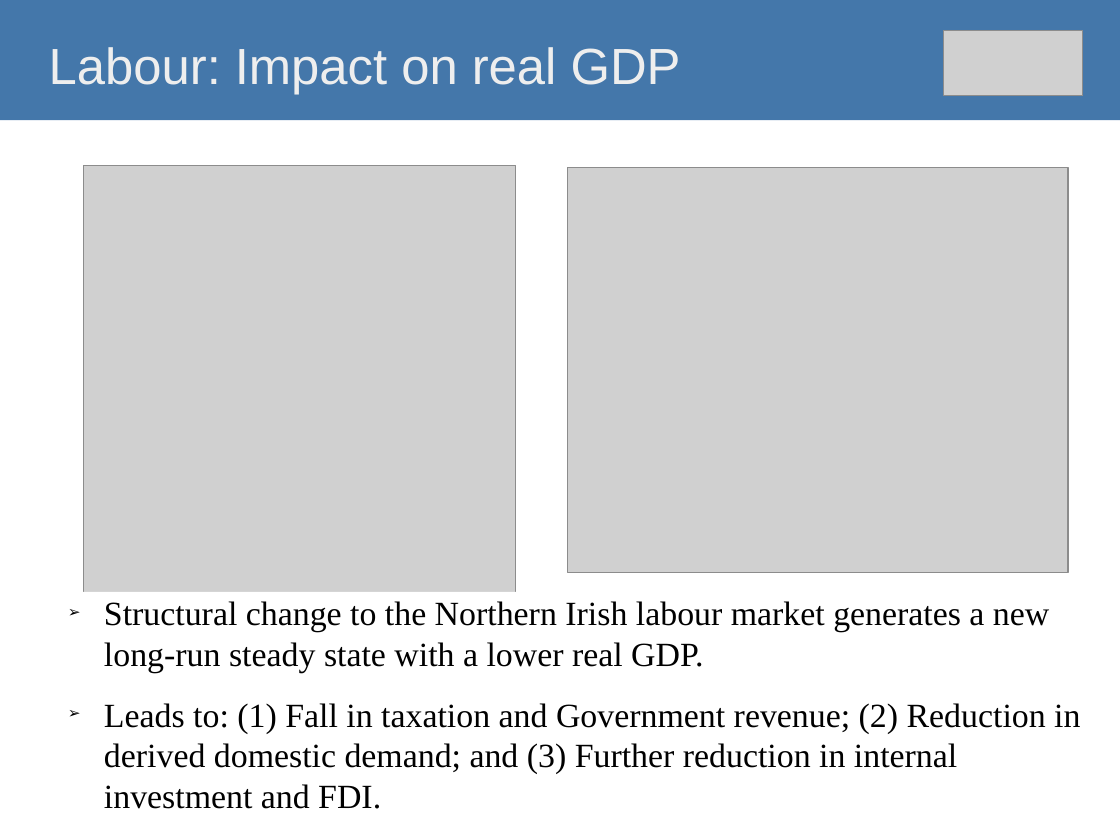
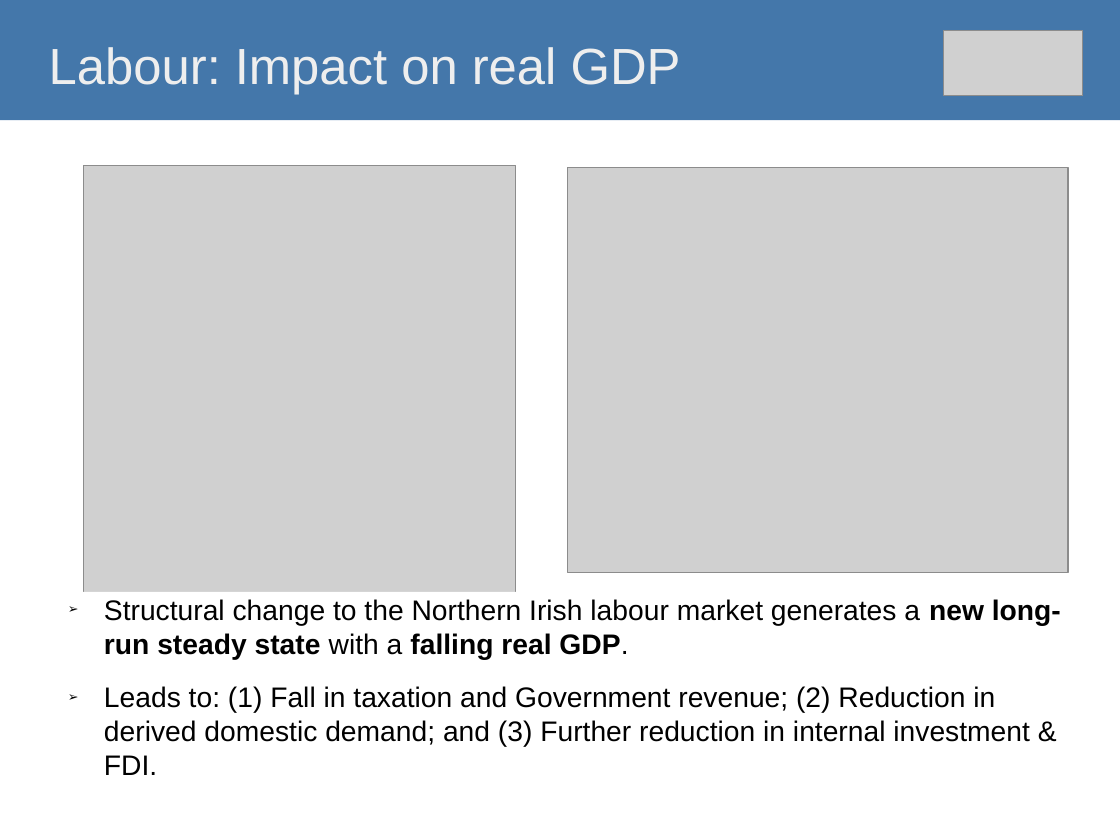
Before and after one commit to O1sims/MigrationNI, a slide deck: slide 7 of presentation/impact-of-brexit-on-ni-economy.odp (slide 12 before the commit). Drawn at 1120x840 pixels with LibreOffice and Linux fonts; fonts in the diff are those of the drawing; grey boxes stand for pictures. Boxes give left, top, right and bottom in pixels: in the first picture for what was removed or moved away, otherwise in the second. Text is boxed around its words. In the diff, an @@ line names an element or a change of style, - is before the commit and + after.

```diff
--- a/presentation/impact-of-brexit-on-ni-economy.odp
+++ b/presentation/impact-of-brexit-on-ni-economy.odp
@@ text at [104,599,1061,775]: text changed; size 24 to 20 pt; font Times New Roman to Arial @@
-➢ Structural change to the Northern Irish labour market generates a new long-run steady state with a lower real GDP.
-➢ Leads to: (1) Fall in taxation and Government revenue; (2) Reduction in derived domestic demand; and (3) Further reduction in internal investment and FDI.
+➢ Structural change to the Northern Irish labour market generates a new long-run steady state with a falling real GDP.
+➢ Leads to: (1) Fall in taxation and Government revenue; (2) Reduction in derived domestic demand; and (3) Further reduction in internal investment & FDI.
```
Also in this commit, not shown: 10 other slides changed, 2 slides added, 3 slides removed, 3 other files.
